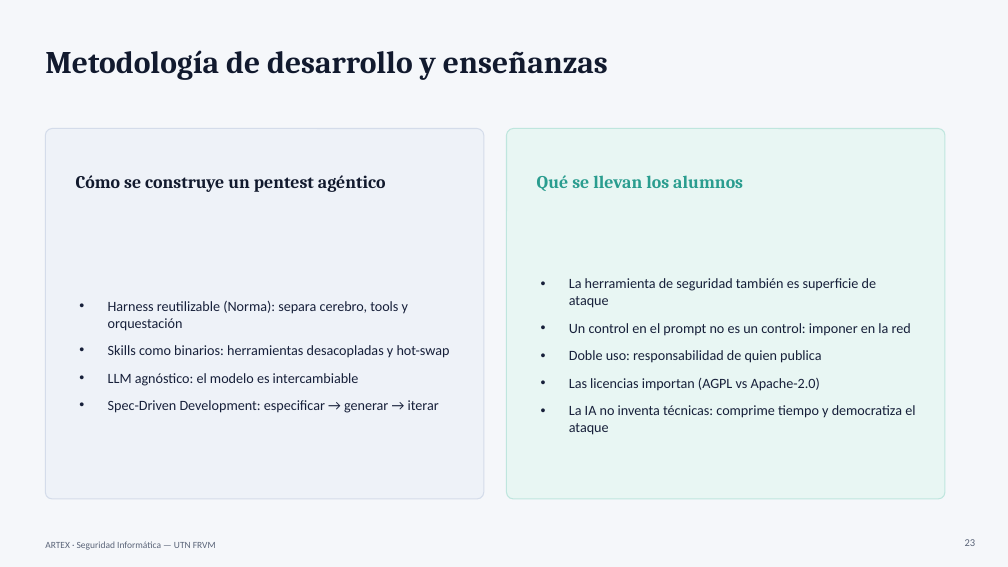
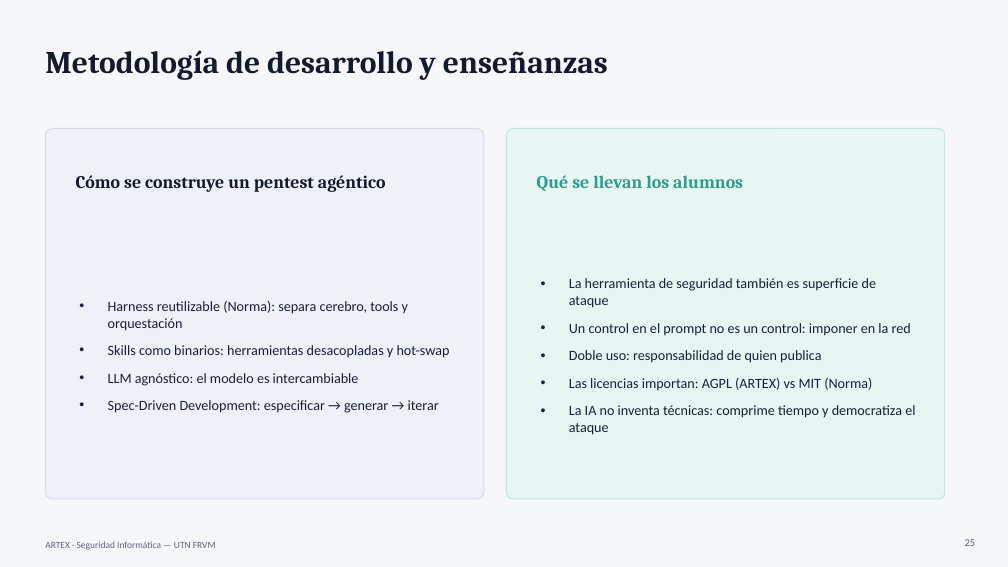
Before and after one commit to fboiero/artex-caso-de-estudio, a slide deck: slide 25 of ARTEX-caso-de-estudio.pptx (slide 23 before the commit). Drawn at 1008x567 pixels with LibreOffice and Linux fonts; fonts in the diff are those of the drawing. Boxes give left, top, right and bottom in pixels: in the first picture for what was removed or moved away, otherwise in the second. Text is boxed around its words. In the diff, an @@ line names an element or a change of style, - is before the commit and + after.

```diff
--- a/ARTEX-caso-de-estudio.pptx
+++ b/ARTEX-caso-de-estudio.pptx
@@ text at bbox=[569, 378, 872, 391]: text changed @@
-• Las licencias importan (AGPL vs Apache-2.0)
+• Las licencias importan: AGPL (ARTEX) vs MIT (Norma)
```
Also in this commit, not shown: 10 other slides changed, 2 slides added, 2 other files.
